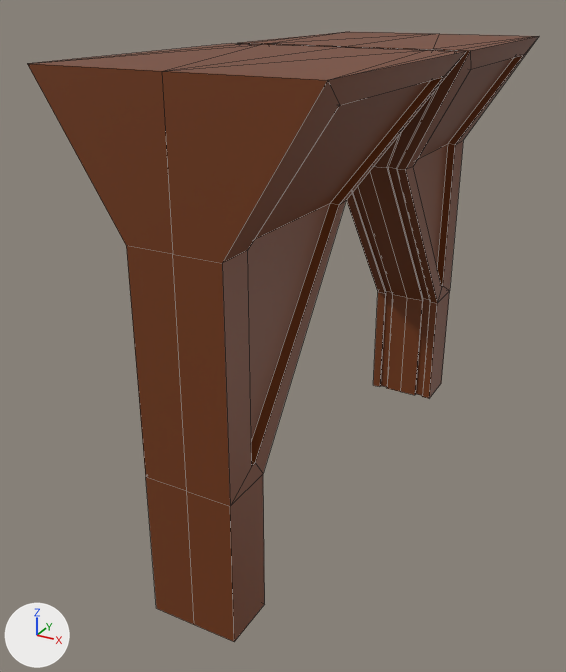
The FBX model UE/Geometry/Blockout/Pillar_Blockout_01.fbx as it was, and as the next commit left it.
The view is the same before and after, from a camera (50 mm lens) standing at (6.11, -13.27, 9.61) and looking at (-0.71, -0.87, 3.41). The lights are fixed; the arrows at lower left show +X, +Y and +Z. Mesh edges are drawn as thin lines.

Objects in the first picture: 'Pillar_Blockout_01'.
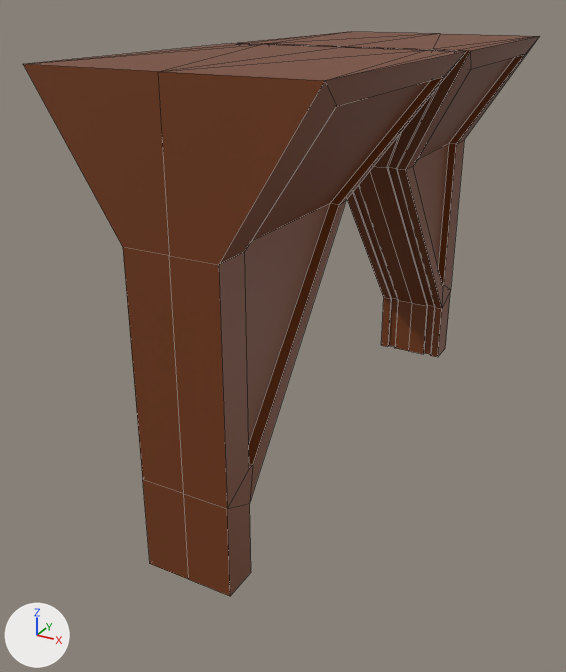
The change, as a diff of the scene's bpy script:
```diff
--- a/UE/Geometry/Blockout/Pillar_Blockout_01.fbx.py
+++ b/UE/Geometry/Blockout/Pillar_Blockout_01.fbx.py
@@ me_cube_003 @@
 me_cube_003.from_pydata(...)  # 160 vertices, 156 faces; spans x -2.23..2.23, y -5.21..5.21, z 0.0..8.73
 # used by ob_pillar_blockout_01; location = (0.0, 0.0, 0.0)
+# me_cube_003 part 1: all 25 vertices in x -2.23..2.23, y 4.47..5.21, z 2.64..8.73 are moved by (0.0, 0.08, 0.0)
+# me_cube_003 part 2: all 3 vertices in x -0.78..0.78, y 5.21, z 0.0 are moved by (0.0, 0.08, 1.0)
+# me_cube_003 part 3: all 4 vertices in x -0.59..0.59, y 4.3, z 2.67 are moved by (0.0, 0.42, -0.33)
+# me_cube_003 part 4: all 7 vertices in x -0.78..0.78, y 4.24, z 2.64 are moved by (0.0, 0.42, -0.3)
+# me_cube_003 part 5: all 7 vertices in x -0.78..0.78, y -4.24, z 2.64 are moved by (0.0, -0.42, -0.3)
+# me_cube_003 part 6: all 25 vertices in x -2.23..2.23, y -5.21..-4.47, z 2.64..8.73 are moved by (0.0, -0.08, 0.0)
+# me_cube_003 part 7: all 3 vertices in x -0.78..0.78, y -5.21, z 0.0 are moved by (0.0, -0.08, 1.0)
 me_cube_003.materials.append(mat_wood)
```

Boxes [x1, y1, x2, y2] around the edits, measured in the pictures (566 x 672 px; the box of a moved part takes in the faces that stretch with it):
'Pillar_Blockout_01', reshaped (7% shorter)
    before: [27, 32, 539, 642]
    after: [23, 31, 540, 596]
part 1 of me_cube_003, moved or reshaped
    before: [239, 32, 539, 291]
    after: [239, 31, 540, 290]
part 2 of me_cube_003, moved or reshaped
    before: [429, 291, 450, 398]
    after: [438, 290, 451, 356]
part 3 of me_cube_003, moved or reshaped
    before: [352, 167, 430, 395]
    after: [353, 167, 434, 354]
part 4 of me_cube_003, moved or reshaped
    before: [347, 166, 449, 398]
    after: [347, 166, 450, 357]
part 5 of me_cube_003, moved or reshaped
    before: [230, 200, 346, 506]
    after: [227, 200, 346, 509]
part 6 of me_cube_003, moved or reshaped
    before: [27, 62, 343, 506]
    after: [23, 62, 343, 509]
part 7 of me_cube_003, moved or reshaped
    before: [146, 474, 265, 642]
    after: [143, 480, 251, 596]
